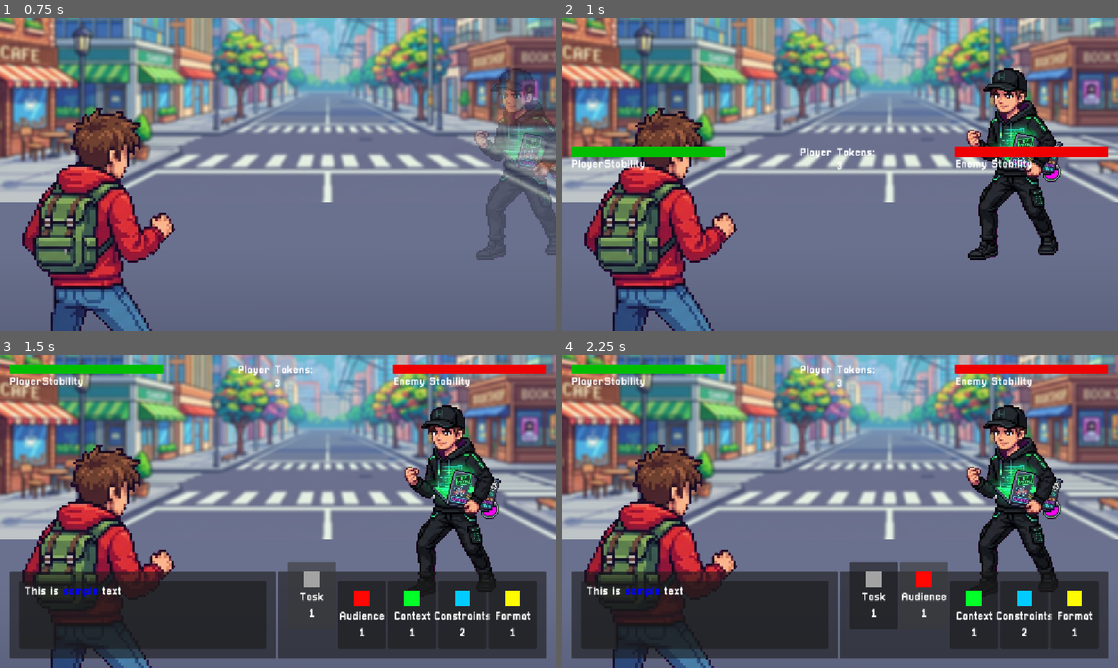
Above: before the commit, frames 1-4 (two rows, left to right).
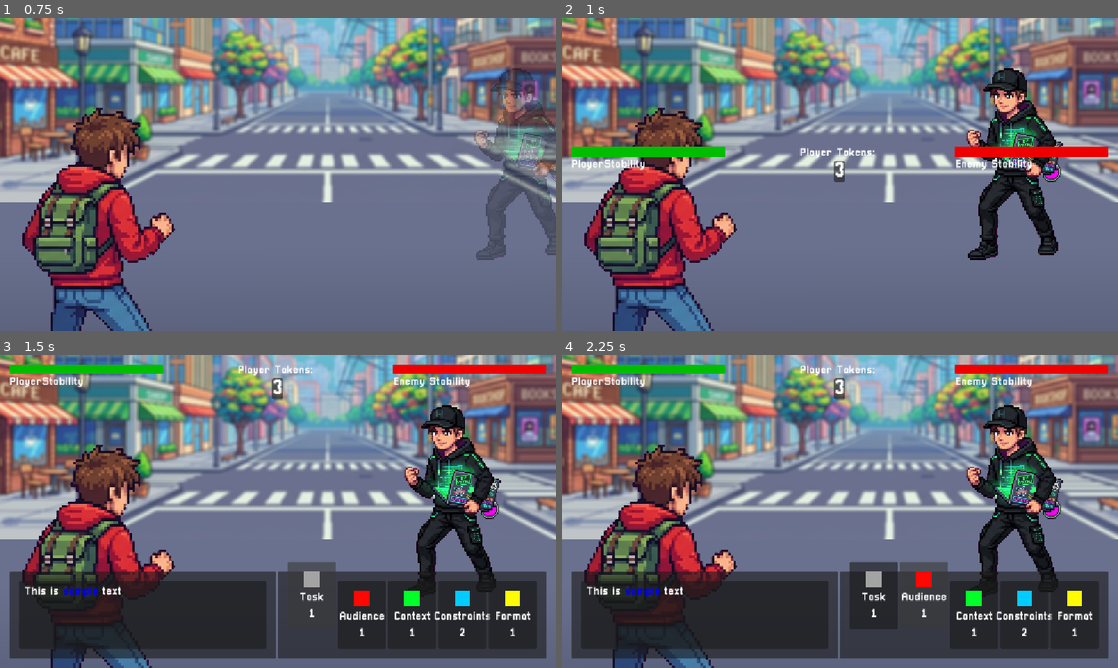
Above: after the commit, the same moments.

Repository: joshuaclarkuk/prompt-master
Game: Godot game, scene res://Scenes/Battle/battle_screen.tscn
Same seed, same stepped clock (60 frames per second), same inputs: the game is played once before the commit and once after it.
Inputs (mouse positions are in pixels of both pictures, inside the frame that each line leads up to):
- Up to frame 1 (0.75 s): no input
- Up to frame 2 (1 s): no input
- Up to frame 3 (1.5 s): click (311, 614) at 1.25 s
- Up to frame 4 (2.25 s): click (923, 614) at 2 s

Frame 1 is identical in both runs. In frame 2, 0.1% of the frame differs, in the area x 48-51%, y 45-53%; in frame 3, 0.1%, in the area x 48-51%, y 7-15%; in frame 4, 0.1%.

Commit message:
Update health_token_ui.tscn
Set the count text in a panel container and increased font size to improve visibility

Diff:
--- a/Scenes/Battle/HealthTokenUI/health_token_ui.tscn
+++ b/Scenes/Battle/HealthTokenUI/health_token_ui.tscn
@@ -11,7 +11,7 @@
 grow_horizontal = 2
 theme_override_constants/separation = 80
 script = ExtResource("1_wsd2y")
-player_token_count_node = NodePath("TokenCounterContainer/PlayerTokenCount")
+player_token_count_node = NodePath("TokenCounterContainer/PlayerTokenCountPanel/PlayerTokenCount")
 
 [node name="StabilityBarPlayer" parent="." unique_id=1983824704 instance=ExtResource("2_cwkfw")]
 layout_mode = 2
@@ -26,10 +26,16 @@
 size_flags_horizontal = 4
 text = "Player Tokens: "
 
-[node name="PlayerTokenCount" type="Label" parent="TokenCounterContainer" unique_id=1563145608]
+[node name="PlayerTokenCountPanel" type="PanelContainer" parent="TokenCounterContainer" unique_id=187946945]
+layout_mode = 2
+size_flags_horizontal = 4
+size_flags_vertical = 4
+
+[node name="PlayerTokenCount" type="Label" parent="TokenCounterContainer/PlayerTokenCountPanel" unique_id=1563145608]
 layout_mode = 2
 size_flags_horizontal = 4
 size_flags_vertical = 6
+theme_override_font_sizes/font_size = 44
 text = "0"
 
 [node name="StabilityBarEnemy" parent="." unique_id=1006488880 instance=ExtResource("3_b6ly5")]
